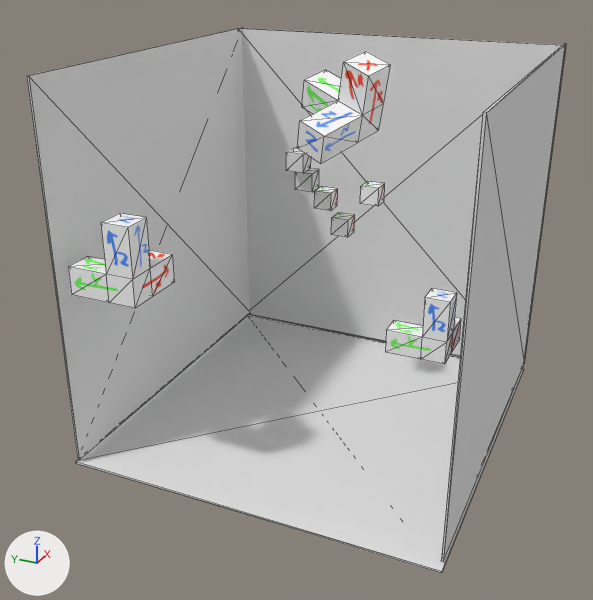
An edit to the OBJ model JumpingMan/models/scene.obj, drawn before and after from the same camera.
The view is the same before and after, from a camera (50 mm lens) standing at (-76.4, -31.3, 30.7) and looking at (-3.1, 1.7, -5.9). The lights are fixed; the arrows at lower left show +X, +Y and +Z. Mesh edges are drawn as thin lines. Where no turn or scale is listed for an object, it has been applied to the vertices.

Script lines for the objects in view, before the commit:
```python
ob_bigl_002 = bpy.data.objects.new('BigL.002', me_bigl_002)
ob_bigl_002.location = (0.0, 0.0, 0.0)
ob_cube_001_cube_007 = bpy.data.objects.new('Cube.001_Cube.007', me_cube_001_cube_007)
ob_cube_001_cube_007.location = (0.0, 0.0, 0.0)
ob_cube_004_cube_010 = bpy.data.objects.new('Cube.004_Cube.010', me_cube_004_cube_010)
ob_cube_004_cube_010.location = (0.0, 0.0, 0.0)
ob_floor_001 = bpy.data.objects.new('Floor.001', me_floor_001)
ob_floor_001.location = (0.0, 0.0, 0.0)
ob_floor_002 = bpy.data.objects.new('Floor.002', me_floor_002)
ob_floor_002.location = (0.0, 0.0, 0.0)
ob_floor_003 = bpy.data.objects.new('Floor.003', me_floor_003)
ob_floor_003.location = (0.0, 0.0, 0.0)
# also in view: 'BigL' at (-16.4, 14.1, 2.5); 'Floor' at (0.0, 0.0, -21.3); 'BigL.001' at (-17.0, -16.0, 1.7)
```
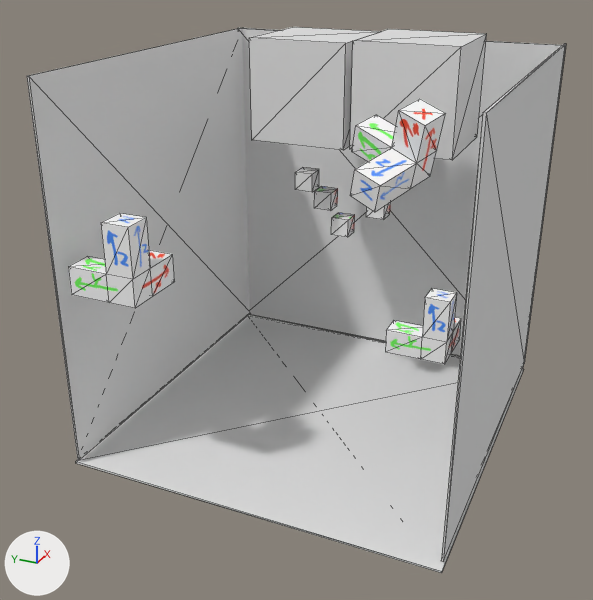
Changed parts and their boxes [x1, y1, x2, y2] in the pictures (593 x 600 px):
'BigL.002', mesh moved: before [297, 51, 391, 163]; after [350, 99, 446, 212]
'Cube.004_Cube.010', surface changed, mesh rescaled (408% wider, 377% taller): before [286, 148, 311, 173]; after [249, 27, 380, 150]
'Cube.005_Cube.001', added: after [350, 29, 487, 160]
'Cube.001_Cube.007', surface changed: [295, 167, 319, 192] in both

The edits, one by one:
In material 'Floor' (mat_floor), roughness goes from 0.526 to 0.5.
me_bigl_002 has 20 vertices, 36 faces and spans x -11.82..-1.7, y -8.5..0.63, z 11.62..20.54.
me_bigl_002 is used by ob_bigl_002; location (0.0, 0.0, 0.0).
me_bigl_002 part 1: the whole mesh is moved by (0.0, -5.19, -3.76).
me_cube_004_cube_010 has 8 vertices, 12 faces and spans x 0.72..2.72, y 2.63..4.63, z 6.99..8.99.
me_cube_004_cube_010 is used by ob_cube_004_cube_010; location (0.0, 0.0, 0.0).
me_cube_004_cube_010 part 2: the whole mesh is scaled about its middle by 5.32, then moved by (5.75, 0.47, 6.83).
Mesh me_cube_005_cube_001 is new.
It is a box spanning x 1.4..12.04, y -12.87..-2.23, z 9.89..20.53.
It uses material mat_floor (its picture is missing).
Object 'Cube.005_Cube.001' (ob_cube_005_cube_001) is new; it shows me_cube_005_cube_001.
Its location is (0.0, 0.0, 0.0).
